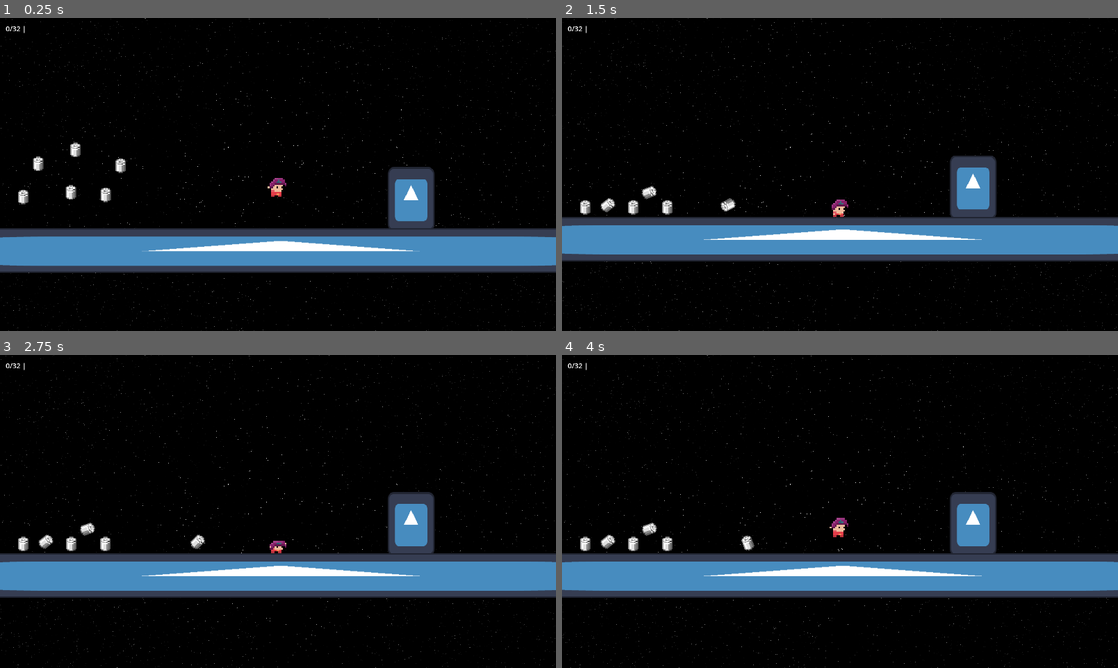
Above: before the commit, frames 1-4 (two rows, left to right).
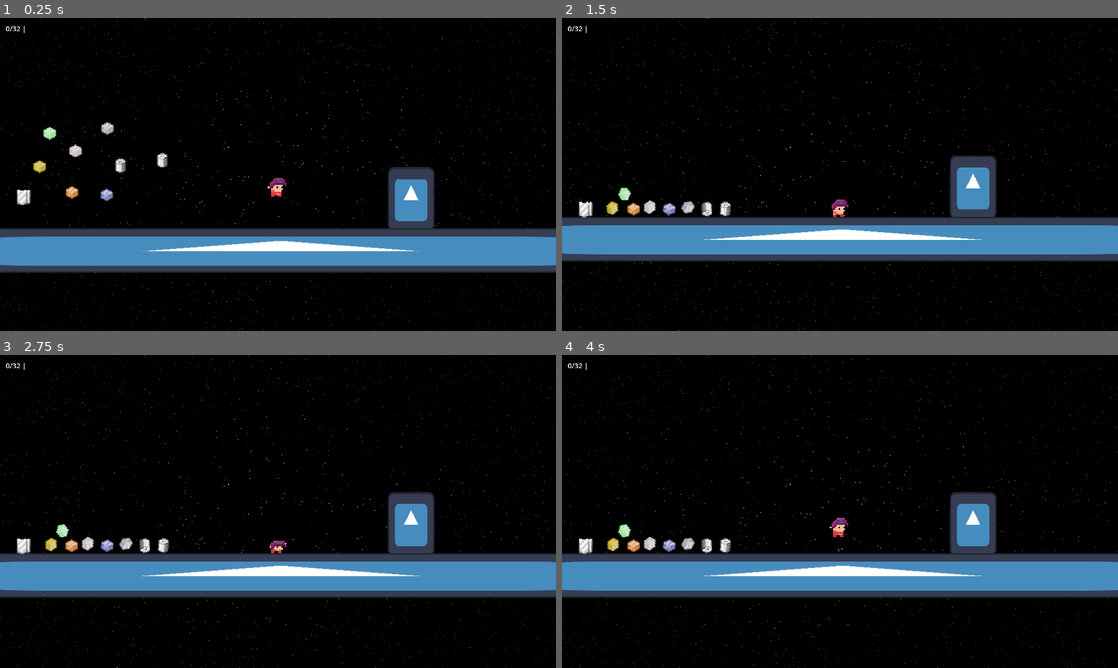
Above: after the commit, the same moments.

Repository: diamonddevv/github-game-off-2024
Game: Godot game, scene res://scenes/main.tscn
Same seed, same stepped clock (60 frames per second), same inputs: the game is played once before the commit and once after it. The engine's default icon, where the game draws it, is replaced by a stand-in: a white triangle on a blue panel in a dark square.
Inputs:
- Up to frame 1 (0.25 s): no input
- Up to frame 2 (1.5 s): tap Enter (accept_craft) at 0.5, 0.6, 1.35 s; hold Right (inv_right) from 0.53 s (still down); tap W (jump) at 0.77 s
- Up to frame 3 (2.75 s): tap W (jump) at 1.52 s; release Right (inv_right) at 2.03 s; hold Left (inv_left) from 2.03 s (still down); hold S (crouch) from 2.03 s (still down); tap Enter (accept_craft) at 2.3 s
- Up to frame 4 (4 s): release Left (inv_left) at 2.78 s; release S (crouch) at 2.78 s; hold Right (inv_right) from 2.78 s (still down); tap E (interact) at 2.85 s; tap W (jump) at 3.02, 3.77 s; tap Enter (accept_craft) at 3.05, 3.8 s; tap Space (throw_item) at 3.6 s

The runs differ from the first frame. In frame 1, 0.7% of the frame differs, in the area x 3-31%, y 33-60%; in frame 2, 0.9%; in frame 3, 0.9%; in frame 4, 0.9%, in the area x 3-35%, y 53-64%.

Commit message:
new item textures, a couple bugfixes

Diff:
--- a/prefabs/game/item.tscn
+++ b/prefabs/game/item.tscn
@@ -10,8 +10,8 @@
 [sub_resource type="RectangleShape2D" id="RectangleShape2D_3q60i"]
 
 [sub_resource type="CapsuleShape2D" id="CapsuleShape2D_8cmr3"]
-radius = 9.0
-height = 23.3333
+radius = 7.33333
+height = 18.0
 
 [node name="Item" type="RigidBody2D"]
 collision_layer = 4
--- a/resources/data/item.json
+++ b/resources/data/item.json
@@ -2,43 +2,51 @@
 	"items": [
 		{
 			"texture_idx": 0,
-			"item_name": "Tin"
+			"item_name": "Tin Can"
 		},
 		{
 			"texture_idx": 1,
-			"item_name": "Aluminium"
+			"item_name": "Aluminium Foil"
 		},
 		{
 			"texture_idx": 2,
-			"item_name": "Copper"
+			"item_name": "Copper Ingot"
 		},
 		{
 			"texture_idx": 3,
-			"item_name": "Titanium"
+			"item_name": "Titanium Ingot"
 		},
 		{
 			"texture_idx": 4,
-			"item_name": "Iron"
+			"item_name": "Iron Ingot"
 		},
 		{
 			"texture_idx": 5,
-			"item_name": "Gold"
+			"item_name": "Gold Ingot"
 		},
 		{
 			"texture_idx": 6,
-			"item_name": "Lithium"
+			"item_name": "Lithium Battery"
 		},
 		{
 			"texture_idx": 7,
-			"item_name": "Vanadium"
+			"item_name": "Vanadium Ingot"
 		},
 		{
 			"texture_idx": 8,
-			"item_name": "Silver"
+			"item_name": "Silver Ingot"
 		},
 		{
 			"texture_idx": 9,
-			"item_name": "Chromium"
+			"item_name": "Chromium Ingot"
 		},
+		{
+			"texture_idx": 10,
+			"item_name": "Uranium Ingot"
+		},
+		{
+			"texture_idx": 11,
+			"item_name": "Exhaust Pipe"
+		}
 	]
 }
--- a/resources/data/recipes.json
+++ b/resources/data/recipes.json
@@ -1,7 +1,7 @@
 {
 	"recipes": [
 		{
-			"name": "Tin to Aluminium",
+			"name": "Tin Can Exhaust Pipe",
 			"ingredients": [
 				{
 					"idx": 0,
@@ -9,22 +9,9 @@
 				}
 			],
 			"output": {
-				"idx": 1,
+				"idx": 11,
 				"count": 1
 			}
 		},
-		{
-			"name": "Aluminium to Iron",
-			"ingredients": [
-				{
-					"idx": 1,
-					"count" : 3
-				}
-			],
-			"output": {
-				"idx": 4,
-				"count": 10
-			}
-		}
 	]
 }
--- a/resources/shader/selected.gdshader
+++ b/resources/shader/selected.gdshader
@@ -1,7 +1,7 @@
 shader_type canvas_item;
 
 uniform bool enabled = false;
-uniform float rotate_speed : hint_range(0, 2, 0.1);
+uniform float rotate_speed : hint_range(0, 2, 0.1) = 2;
 uniform vec4 region;
 
 vec2 rotate(vec2 uv, vec2 pivot, float angle)
@@ -18,7 +18,7 @@
 void fragment() {
 	if (enabled) {
 
-		vec3 tint = vec3(rotate(UV, vec2(0.5), TIME * rotate_speed), 1);
+		vec3 tint = vec3(rotate(UV, vec2(0.5), TIME * rotate_speed), UV.y);
 		COLOR = texture(TEXTURE, UV) * vec4(tint, 1);
 
 	}
--- a/scenes/main.tscn
+++ b/scenes/main.tscn
@@ -61,17 +61,33 @@
 [node name="Item" parent="." instance=ExtResource("3_jimpc")]
 position = Vector2(-461, -273)
 
+[node name="Item9" parent="." instance=ExtResource("3_jimpc")]
+position = Vector2(-341, -288)
+
 [node name="Item2" parent="." instance=ExtResource("3_jimpc")]
 position = Vector2(-741, -183)
+item_idx = 1
 
 [node name="Item3" parent="." instance=ExtResource("3_jimpc")]
 position = Vector2(-604, -196)
+item_idx = 2
 
 [node name="Item4" parent="." instance=ExtResource("3_jimpc")]
 position = Vector2(-504, -189)
+item_idx = 3
 
 [node name="Item5" parent="." instance=ExtResource("3_jimpc")]
 position = Vector2(-591, -318)
+item_idx = 4
 
 [node name="Item6" parent="." instance=ExtResource("3_jimpc")]
-position = Vector2(-698, -278)
+position = Vector2(-697, -273)
+item_idx = 5
+
+[node name="Item7" parent="." instance=ExtResource("3_jimpc")]
+position = Vector2(-499, -383)
+item_idx = 8
+
+[node name="Item8" parent="." instance=ExtResource("3_jimpc")]
+position = Vector2(-668, -369)
+item_idx = 10
--- a/scripts/game/overlay/crafting_cell.gd
+++ b/scripts/game/overlay/crafting_cell.gd
@@ -60,7 +60,14 @@
 			return false
 	return true
 
-func accept_craft() -> void:
+func accept_craft(player: Player) -> void:
 	for ing: _GlobalManager.ItemInstance in recipe.ingredients:
 		checked_inventory.remove_item(ing.idx, ing.count)
-	checked_inventory.add_item(recipe.output.idx, recipe.output.count)
+	var act_added: int = checked_inventory.add_item(recipe.output.idx, recipe.output.count)
+
+	var drop: int = recipe.output.count - act_added
+	for i in drop:
+		var item: Item = Prefabs.item.instantiate()
+		item.item_idx = recipe.output.idx
+		item.global_position = player.global_position
+		get_tree().get_current_scene().add_child(item)
--- a/scripts/game/overlay/crafting_ui.gd
+++ b/scripts/game/overlay/crafting_ui.gd
@@ -32,7 +32,7 @@
 
 		if Input.is_action_just_pressed("accept_craft"):
 			if cells[selected_idx].can_craft():
-				cells[selected_idx].accept_craft()
+				cells[selected_idx].accept_craft(GlobalManager.player)
 
 	crafting_label.text = "%s | Crafting" % [cells[selected_idx].recipe.recipe_name]
 
--- a/scripts/game/overlay/overlay.gd
+++ b/scripts/game/overlay/overlay.gd
@@ -6,7 +6,6 @@
 var inv_cells: Array[InventoryCell]
 var can_craft: bool
 var crafting_open: bool
-
 
 
 @onready var capacity: Label = $Inventory/VBoxContainer/Label
@@ -25,7 +24,7 @@
 func _process(_delta: float) -> void:
 
 	if len(inv_cells) > 0:
-		inv_cells[selected_idx].selected = false
+		inv_cells[clamp(selected_idx, 0, len(inv_cells) - 1)].selected = false
 
 		if Input.is_action_just_pressed("inv_left"):
 			selected_idx -= 1
--- a/scripts/inventory/inventory.gd
+++ b/scripts/inventory/inventory.gd
@@ -22,12 +22,12 @@
 	if capacity + count <= max_size:
 		added = count
 	else:
-		added = max_size - capacity
+		added = capacity - count
 
 	if items.has(item_idx):
-		items[item_idx] += count
+		items[item_idx] += added
 	else:
-		items[item_idx] = count
+		items[item_idx] = added
 
 	capacity += added
 	updated.emit()
Binary file changed: resources/texture/items.png
